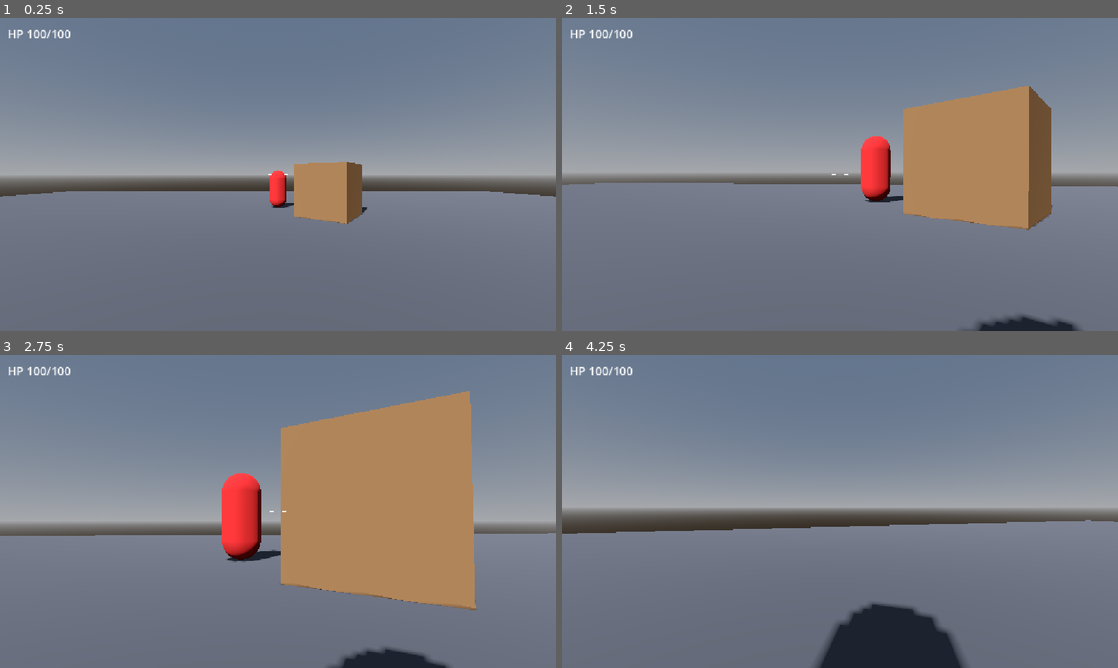
Above: before the commit, frames 1-4 (two rows, left to right).
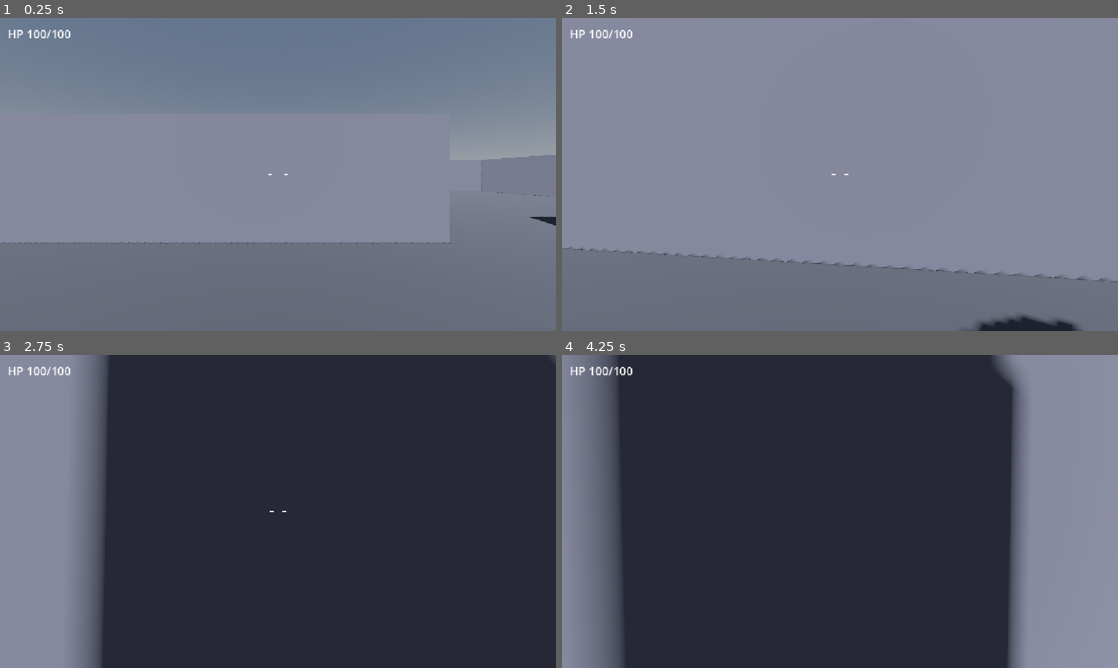
Above: after the commit, the same moments.

Repository: rcorre/exo
Game: Godot game, scene res://world/test_arena.tscn
Two runs of this game, one before a commit and one after it. Both use one fixed random seed, a clock stepped at 60 frames per second and the inputs below.
Inputs (mouse positions are in pixels of both pictures, inside the frame that each line leads up to):
- Up to frame 1 (0.25 s): no input
- Up to frame 2 (1.5 s): tap Enter at 0.5 s; move the mouse to (867, 174) at 0.52 s; hold Right mouse button (aim) 0.53-1.28 s; hold W (move_forward) from 0.53 s (still down); move the mouse to (812, 174) at 1.27 s; tap C (crouch) at 1.35 s
- Up to frame 3 (2.75 s): keep holding W (move_forward); move the mouse to (289, 505) at 2.02 s; press the mouse at (289, 505) at 2.03 s
- Up to frame 4 (4.25 s): keep holding W (move_forward); move the mouse to (834, 517) at 2.77 s; release the mouse at (834, 517) at 2.78 s; tap Shift (sprint) at 2.85 s; move the mouse to (878, 514) at 3.52 s; hold Right mouse button (aim) from 3.53 s (still down)

The runs differ from the first frame. In frame 1, 15% of the frame differs, in the area x 0-100%, y 43-73%; in frame 2, 35%; in frame 3, 88%, in the area x 0-100%, y 0-100%; in frame 4, 81%.

Commit message:
More arena.

Diff:
--- a/world/test_arena.tscn
+++ b/world/test_arena.tscn
@@ -33,6 +33,42 @@
 [sub_resource type="StandardMaterial3D" id="StandardMaterial3D_crate"]
 albedo_color = Color(0.55, 0.4, 0.25, 1)
 
+[sub_resource type="StandardMaterial3D" id="StandardMaterial3D_wall"]
+albedo_color = Color(0.45, 0.45, 0.5, 1)
+
+[sub_resource type="BoxShape3D" id="BoxShape3D_wall_ew"]
+size = Vector3(0.5, 3, 40)
+
+[sub_resource type="BoxMesh" id="BoxMesh_wall_ew"]
+size = Vector3(0.5, 3, 40)
+
+[sub_resource type="BoxShape3D" id="BoxShape3D_wall_ns"]
+size = Vector3(40, 3, 0.5)
+
+[sub_resource type="BoxMesh" id="BoxMesh_wall_ns"]
+size = Vector3(40, 3, 0.5)
+
+[sub_resource type="BoxShape3D" id="BoxShape3D_divide_a"]
+size = Vector3(24, 3, 0.5)
+
+[sub_resource type="BoxMesh" id="BoxMesh_divide_a"]
+size = Vector3(24, 3, 0.5)
+
+[sub_resource type="BoxShape3D" id="BoxShape3D_divide_b"]
+size = Vector3(12, 3, 0.5)
+
+[sub_resource type="BoxMesh" id="BoxMesh_divide_b"]
+size = Vector3(12, 3, 0.5)
+
+[sub_resource type="StandardMaterial3D" id="StandardMaterial3D_cover"]
+albedo_color = Color(0.5, 0.48, 0.42, 1)
+
+[sub_resource type="BoxShape3D" id="BoxShape3D_cover"]
+size = Vector3(3, 1.1, 0.5)
+
+[sub_resource type="BoxMesh" id="BoxMesh_cover"]
+size = Vector3(3, 1.1, 0.5)
+
 [node name="TestArena" type="Node3D" unique_id=1207197764]
 
 [node name="WorldEnvironment" type="WorldEnvironment" parent="." unique_id=732336166]
@@ -52,6 +88,66 @@
 mesh = SubResource("BoxMesh_floor")
 surface_material_override/0 = SubResource("StandardMaterial3D_floor")
 
+[node name="WallWest" type="StaticBody3D" parent="."]
+transform = Transform3D(1, 0, 0, 0, 1, 0, 0, 0, 1, -19.75, 1.5, 0)
+
+[node name="CollisionShape3D" type="CollisionShape3D" parent="WallWest"]
+shape = SubResource("BoxShape3D_wall_ew")
+
+[node name="MeshInstance3D" type="MeshInstance3D" parent="WallWest"]
+mesh = SubResource("BoxMesh_wall_ew")
+surface_material_override/0 = SubResource("StandardMaterial3D_wall")
+
+[node name="WallEast" type="StaticBody3D" parent="."]
+transform = Transform3D(1, 0, 0, 0, 1, 0, 0, 0, 1, 19.75, 1.5, 0)
+
+[node name="CollisionShape3D" type="CollisionShape3D" parent="WallEast"]
+shape = SubResource("BoxShape3D_wall_ew")
+
+[node name="MeshInstance3D" type="MeshInstance3D" parent="WallEast"]
+mesh = SubResource("BoxMesh_wall_ew")
+surface_material_override/0 = SubResource("StandardMaterial3D_wall")
+
+[node name="WallNorth" type="StaticBody3D" parent="."]
+transform = Transform3D(1, 0, 0, 0, 1, 0, 0, 0, 1, 0, 1.5, -19.75)
+
+[node name="CollisionShape3D" type="CollisionShape3D" parent="WallNorth"]
+shape = SubResource("BoxShape3D_wall_ns")
+
+[node name="MeshInstance3D" type="MeshInstance3D" parent="WallNorth"]
+mesh = SubResource("BoxMesh_wall_ns")
+surface_material_override/0 = SubResource("StandardMaterial3D_wall")
+
+[node name="WallSouth" type="StaticBody3D" parent="."]
+transform = Transform3D(1, 0, 0, 0, 1, 0, 0, 0, 1, 0, 1.5, 19.75)
+
+[node name="CollisionShape3D" type="CollisionShape3D" parent="WallSouth"]
+shape = SubResource("BoxShape3D_wall_ns")
+
+[node name="MeshInstance3D" type="MeshInstance3D" parent="WallSouth"]
+mesh = SubResource("BoxMesh_wall_ns")
+surface_material_override/0 = SubResource("StandardMaterial3D_wall")
+
+[node name="DividingWallA" type="StaticBody3D" parent="."]
+transform = Transform3D(1, 0, 0, 0, 1, 0, 0, 0, 1, -8, 1.5, -5)
+
+[node name="CollisionShape3D" type="CollisionShape3D" parent="DividingWallA"]
+shape = SubResource("BoxShape3D_divide_a")
+
+[node name="MeshInstance3D" type="MeshInstance3D" parent="DividingWallA"]
+mesh = SubResource("BoxMesh_divide_a")
+surface_material_override/0 = SubResource("StandardMaterial3D_wall")
+
+[node name="DividingWallB" type="StaticBody3D" parent="."]
+transform = Transform3D(1, 0, 0, 0, 1, 0, 0, 0, 1, 14, 1.5, -5)
+
+[node name="CollisionShape3D" type="CollisionShape3D" parent="DividingWallB"]
+shape = SubResource("BoxShape3D_divide_b")
+
+[node name="MeshInstance3D" type="MeshInstance3D" parent="DividingWallB"]
+mesh = SubResource("BoxMesh_divide_b")
+surface_material_override/0 = SubResource("StandardMaterial3D_wall")
+
 [node name="Crate1" type="StaticBody3D" parent="." unique_id=1550324261]
 transform = Transform3D(1, 0, 0, 0, 1, 0, 0, 0, 1, 6, 1, 4)
 
@@ -82,8 +178,48 @@
 mesh = SubResource("BoxMesh_crate")
 surface_material_override/0 = SubResource("StandardMaterial3D_crate")
 
+[node name="CoverLow1" type="StaticBody3D" parent="."]
+transform = Transform3D(1, 0, 0, 0, 1, 0, 0, 0, 1, -10, 0.55, 3)
+
+[node name="CollisionShape3D" type="CollisionShape3D" parent="CoverLow1"]
+shape = SubResource("BoxShape3D_cover")
+
+[node name="MeshInstance3D" type="MeshInstance3D" parent="CoverLow1"]
+mesh = SubResource("BoxMesh_cover")
+surface_material_override/0 = SubResource("StandardMaterial3D_cover")
+
+[node name="CoverLow2" type="StaticBody3D" parent="."]
+transform = Transform3D(1, 0, 0, 0, 1, 0, 0, 0, 1, 10, 0.55, -1)
+
+[node name="CollisionShape3D" type="CollisionShape3D" parent="CoverLow2"]
+shape = SubResource("BoxShape3D_cover")
+
+[node name="MeshInstance3D" type="MeshInstance3D" parent="CoverLow2"]
+mesh = SubResource("BoxMesh_cover")
+surface_material_override/0 = SubResource("StandardMaterial3D_cover")
+
+[node name="CoverLow3" type="StaticBody3D" parent="."]
+transform = Transform3D(0, 0, 1, 0, 1, 0, -1, 0, 0, 0, 0.55, 12)
+
+[node name="CollisionShape3D" type="CollisionShape3D" parent="CoverLow3"]
+shape = SubResource("BoxShape3D_cover")
+
+[node name="MeshInstance3D" type="MeshInstance3D" parent="CoverLow3"]
+mesh = SubResource("BoxMesh_cover")
+surface_material_override/0 = SubResource("StandardMaterial3D_cover")
+
+[node name="CoverLow4" type="StaticBody3D" parent="."]
+transform = Transform3D(1, 0, 0, 0, 1, 0, 0, 0, 1, -14, 0.55, -2)
+
+[node name="CollisionShape3D" type="CollisionShape3D" parent="CoverLow4"]
+shape = SubResource("BoxShape3D_cover")
+
+[node name="MeshInstance3D" type="MeshInstance3D" parent="CoverLow4"]
+mesh = SubResource("BoxMesh_cover")
+surface_material_override/0 = SubResource("StandardMaterial3D_cover")
+
 [node name="Player" parent="." unique_id=407313818 instance=ExtResource("1")]
 transform = Transform3D(1, 0, 0, 0, 1, 0, 0, 0, 1, 0, 0.1, 0)
 
 [node name="Enemy" parent="." unique_id=1277205576 instance=ExtResource("2")]
-transform = Transform3D(0.17191774, 0, 0.9851113, 0, 1, 0, -0.9851113, 0, 0.17191774, 0, 0, -10)
+transform = Transform3D(-0.5299193, 0, 0.8480481, 0, 1, 0, -0.8480481, 0, -0.5299193, 10, 0, 10)
